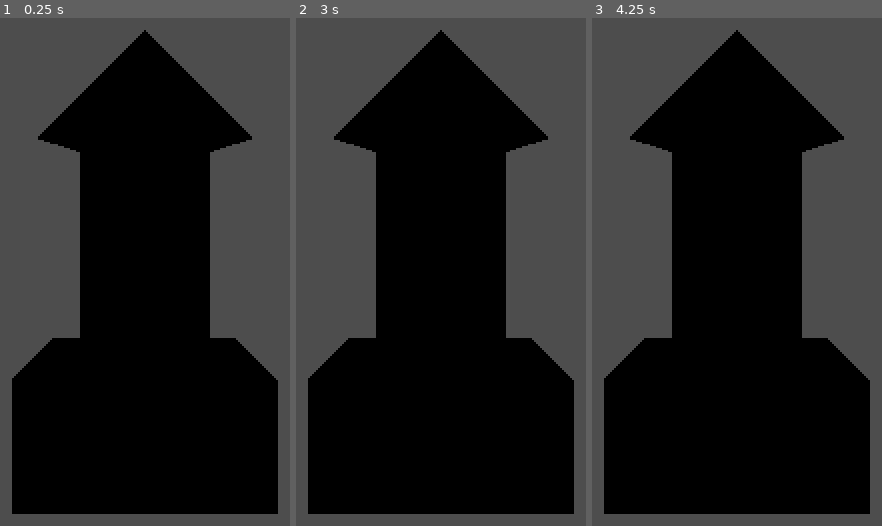
Above: before the commit, frames 1-3 (left to right).
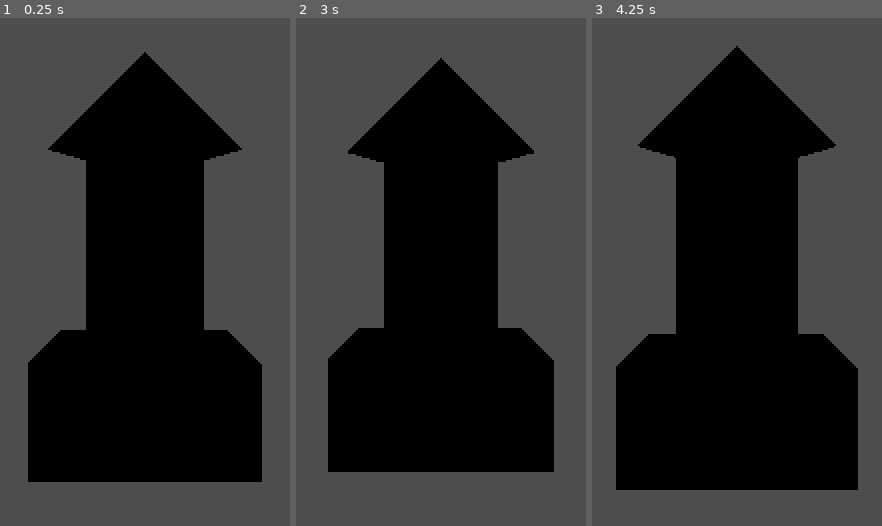
Above: after the commit, the same moments.

Repository: Bozhidar-A/uni_graphics_Y4S1
Game: Godot game, scene res://main.tscn
Two runs of this game, one before a commit and one after it. Both use one fixed random seed, a clock stepped at 60 frames per second and the inputs below.
Inputs (mouse positions are in pixels of both pictures, inside the frame that each line leads up to):
- Up to frame 1 (0.25 s): no input
- Up to frame 2 (3 s): tap Enter at 0.5, 2 s; move the mouse to (outside the picture) at 0.52 s; tap Mouse wheel down (CamBack, bound only after the commit) at 0.6, 2.3, 2.85 s; tap Mouse wheel up (CamIn, bound only after the commit) at 0.8, 1.35 s; tap Space at 1.25, 2.75 s; move the mouse to (outside the picture) at 1.27 s; click (outside the picture) at 1.55 s; move the mouse to (outside the picture) at 2.02 s; click (outside the picture) at 2.1 s; move the mouse to (359, 424) at 2.77 s
- Up to frame 3 (4.25 s): tap Mouse wheel up (CamIn, bound only after the commit) at 3.05, 3.6 s; tap Enter at 3.5 s; move the mouse to (outside the picture) at 3.52 s; click (outside the picture) at 3.8 s

The runs differ from the first frame. In frame 1, 13% of the frame differs, in the area x 4-96%, y 2-98%; in frame 2, 16%; in frame 3, 9.8%.

Commit message:
cam movement

Diff:
--- /dev/null
+++ b/camera.gd
@@ -0,0 +1,28 @@
+extends Camera3D
+
+@export var camMaxBack: float = 10
+@export var camMaxIn: float = 1.5
+@export var camMoveStep: float = 0.1
+
+
+# Called when the node enters the scene tree for the first time.
+func _ready() -> void:
+	pass # Replace with function body.
+
+
+# Called every frame. 'delta' is the elapsed time since the previous frame.
+func _process(delta: float) -> void:
+	if Input.is_action_just_pressed("CamIn"):
+
+		if self.global_transform.origin.z <= camMaxIn:
+			self.global_transform.origin.z = camMaxIn
+			return
+
+		self.global_transform.origin.z -= camMoveStep
+
+	if Input.is_action_just_pressed("CamBack"):
+		if self.global_transform.origin.z >= camMaxBack:
+			self.global_transform.origin.z = camMaxBack
+			return
+
+		self.global_transform.origin.z += camMoveStep
--- a/main.tscn
+++ b/main.tscn
@@ -1,6 +1,8 @@
-[gd_scene load_steps=3 format=3 uid="uid://dos6qav7myn1"]
+[gd_scene load_steps=5 format=3 uid="uid://dos6qav7myn1"]
 
 [ext_resource type="Script" path="res://main.gd" id="1_g1lok"]
+[ext_resource type="Script" path="res://camera.gd" id="2_8ixkc"]
+[ext_resource type="Script" path="res://mesh_grabbable.gd" id="2_q017b"]
 
 [sub_resource type="BoxShape3D" id="BoxShape3D_uv3lt"]
 
@@ -9,11 +11,13 @@
 spawnHolderNode = NodePath("MeshGrabbable")
 
 [node name="Camera3D" type="Camera3D" parent="."]
-transform = Transform3D(1, 0, 0, 0, 1, 0, 0, 0, 1, 0, 0, 2.69906)
+transform = Transform3D(1, 0, 0, 0, 1, 0, 0, 0, 1, 0, 0, 3)
+script = ExtResource("2_8ixkc")
 
 [node name="MeshGrabbable" type="RigidBody3D" parent="."]
 gravity_scale = 0.0
+script = ExtResource("2_q017b")
 
 [node name="CollisionShape3D" type="CollisionShape3D" parent="MeshGrabbable"]
-transform = Transform3D(0.434455, 0, 0, 0, 1, 0, 0, 0, 0.322789, 0, 0, 0)
+transform = Transform3D(0.434455, 0, 0, 0, 1, 0, 0, 0, 0.322789, -0.00790024, 0, 0.016865)
 shape = SubResource("BoxShape3D_uv3lt")
--- a/mesh_grabbable.gd
+++ b/mesh_grabbable.gd
@@ -1,37 +1,25 @@
-extends Node3D
+extends RigidBody3D
 
-@export var cylinder_height: float = 2.0
+@export var rotationSpeed: float = 0.5
 
-#var cylinder: MeshInstance3D
-#var cone: MeshInstance3D
-var cylinder: CSGCylinder3D
-var cone: CSGCylinder3D
+var rotating = false
 
+var prevMousePos
+var currMousePos
 
+func _process(delta):
+	if Input.is_action_just_pressed("Rotate"):
+		rotating = true
+		prevMousePos = get_viewport().get_mouse_position()
+	if Input.is_action_just_released("Rotate"):
+		rotating = false
 
-func _ready():
-	# Create the cylinder
-	cylinder = CSGCylinder3D.new()
-	cylinder.height = cylinder_height
-	cylinder.radius = 0.3
-	add_child(cylinder)
+	if rotating:
+		currMousePos = get_viewport().get_mouse_position()
+		var mouseDelta = currMousePos - prevMousePos
 
-	# Create the cone
-	cone = CSGCylinder3D.new()
-	cone.cone = true
-	cone.height = cylinder_height*3 #to look good /3
-	cone.radius = 0.5
-	#cone.radius = 1
-	var initPos = Vector3(0, cylinder_height, 0)
-	cone.translate(initPos) # Position it at the top of the cylinder
-	add_child(cone)
+		rotate_y(mouseDelta.x * rotationSpeed * delta)  # Horizontal (yaw) inverted
+		rotate_x(mouseDelta.y * rotationSpeed * delta)  # Vertical (pitch) inverted
+		#inverting feels better
 
-func set_cylinder_height(new_height: float):
-	cylinder_height = new_height
-
-	# Update the cylinder height
-	cylinder.height = cylinder_height
-
-	# Genearte new pos for cone
-	var matchedPos = Vector3(0, cylinder_height, 0)
-	cone.translate(matchedPos)
+		prevMousePos = currMousePos
--- a/project.godot
+++ b/project.godot
@@ -14,3 +14,21 @@
 run/main_scene="res://main.tscn"
 config/features=PackedStringArray("4.3", "Forward Plus")
 config/icon="res://icon.svg"
+
+[input]
+
+Rotate={
+"deadzone": 0.5,
+"events": [Object(InputEventMouseButton,"resource_local_to_scene":false,"resource_name":"","device":-1,"window_id":0,"alt_pressed":false,"shift_pressed":false,"ctrl_pressed":false,"meta_pressed":false,"button_mask":0,"position":Vector2(0, 0),"global_position":Vector2(0, 0),"factor":1.0,"button_index":1,"canceled":false,"pressed":false,"double_click":false,"script":null)
+]
+}
+CamBack={
+"deadzone": 0.5,
+"events": [Object(InputEventMouseButton,"resource_local_to_scene":false,"resource_name":"","device":-1,"window_id":0,"alt_pressed":false,"shift_pressed":false,"ctrl_pressed":false,"meta_pressed":false,"button_mask":0,"position":Vector2(0, 0),"global_position":Vector2(0, 0),"factor":1.0,"button_index":5,"canceled":false,"pressed":false,"double_click":false,"script":null)
+]
+}
+CamIn={
+"deadzone": 0.5,
+"events": [Object(InputEventMouseButton,"resource_local_to_scene":false,"resource_name":"","device":-1,"window_id":0,"alt_pressed":false,"shift_pressed":false,"ctrl_pressed":false,"meta_pressed":false,"button_mask":0,"position":Vector2(0, 0),"global_position":Vector2(0, 0),"factor":1.0,"button_index":4,"canceled":false,"pressed":false,"double_click":false,"script":null)
+]
+}
